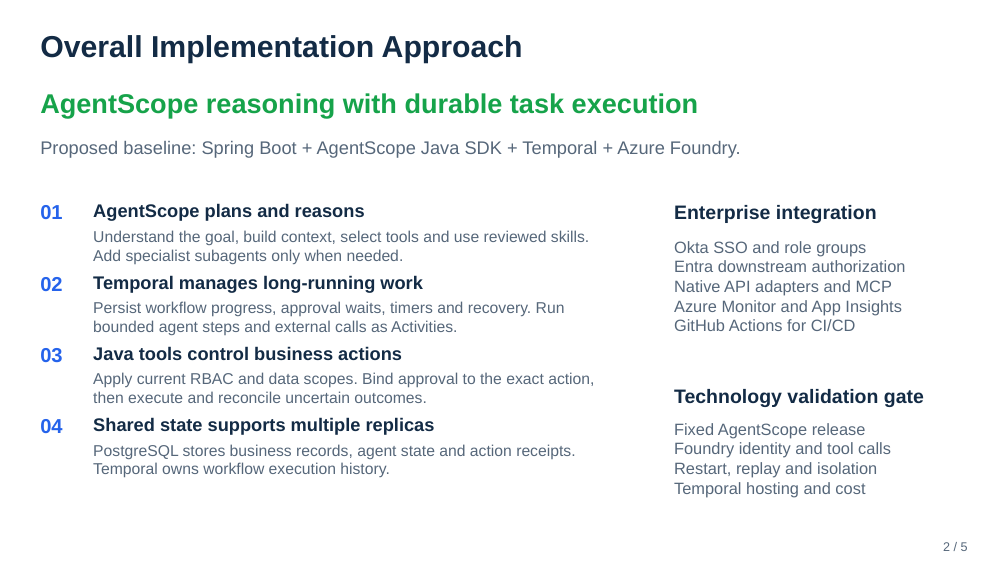
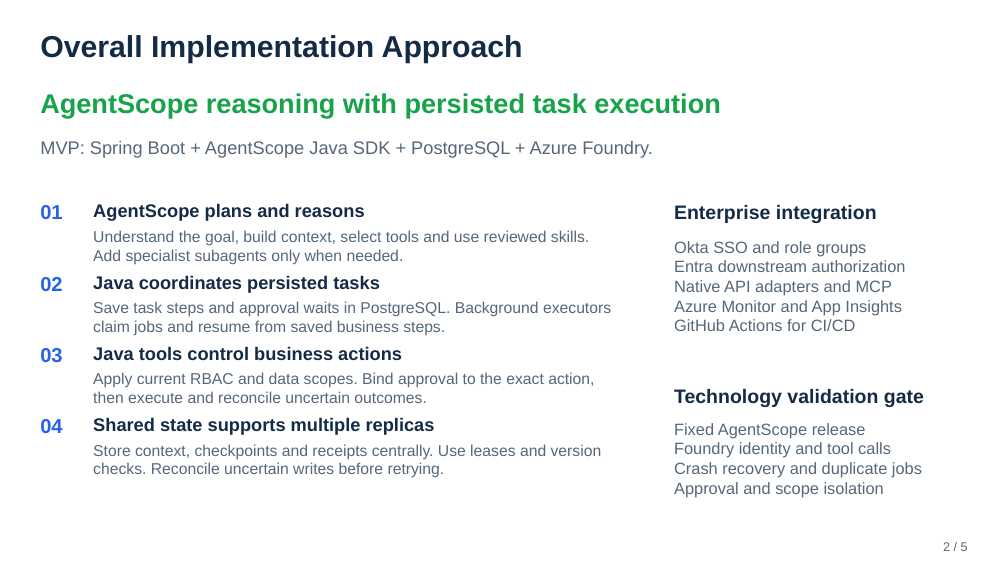
Before and after one commit to realAaronWu/aam, a slide deck: slide 2 of docs/presentations/aam-project-overview-mvp.pptx. Drawn at 1008x567 pixels with LibreOffice and Linux fonts; fonts in the diff are those of the drawing. Boxes give left, top, right and bottom in pixels: in the first picture for what was removed or moved away, otherwise in the second. Text is boxed around its words. In the diff, an @@ line names an element or a change of style, - is before the commit and + after.

Commit message:
docs: simplify Workbuddy MVP task execution without Temporal

```diff
--- a/docs/presentations/aam-project-overview-mvp.pptx
+++ b/docs/presentations/aam-project-overview-mvp.pptx
@@ text at bbox=[40, 93, 720, 118]: text changed @@
-AgentScope reasoning with durable task execution
+AgentScope reasoning with persisted task execution
@@ text at bbox=[40, 141, 653, 158]: text changed @@
-Proposed baseline: Spring Boot + AgentScope Java SDK + Temporal + Azure Foundry.
+MVP: Spring Boot + AgentScope Java SDK + PostgreSQL + Azure Foundry.
@@ text at bbox=[93, 275, 380, 293]: text changed @@
-Temporal manages long-running work
+Java coordinates persisted tasks
@@ text at bbox=[93, 301, 611, 335]: text changed @@
-Persist workflow progress, approval waits, timers and recovery. Run bounded agent steps and external calls as Activities.
+Save task steps and approval waits in PostgreSQL. Background executors claim jobs and resume from saved business steps.
@@ text at bbox=[93, 444, 602, 478]: text changed @@
-PostgreSQL stores business records, agent state and action receipts. Temporal owns workflow execution history.
+Store context, checkpoints and receipts centrally. Use leases and version checks. Reconcile uncertain writes before retrying.
@@ text at bbox=[674, 462, 922, 497]: text changed @@
-Restart, replay and isolation
-Temporal hosting and cost
+Crash recovery and duplicate jobs
+Approval and scope isolation
```
Also in this commit, not shown: 1 other slide changed, 3 other files.
